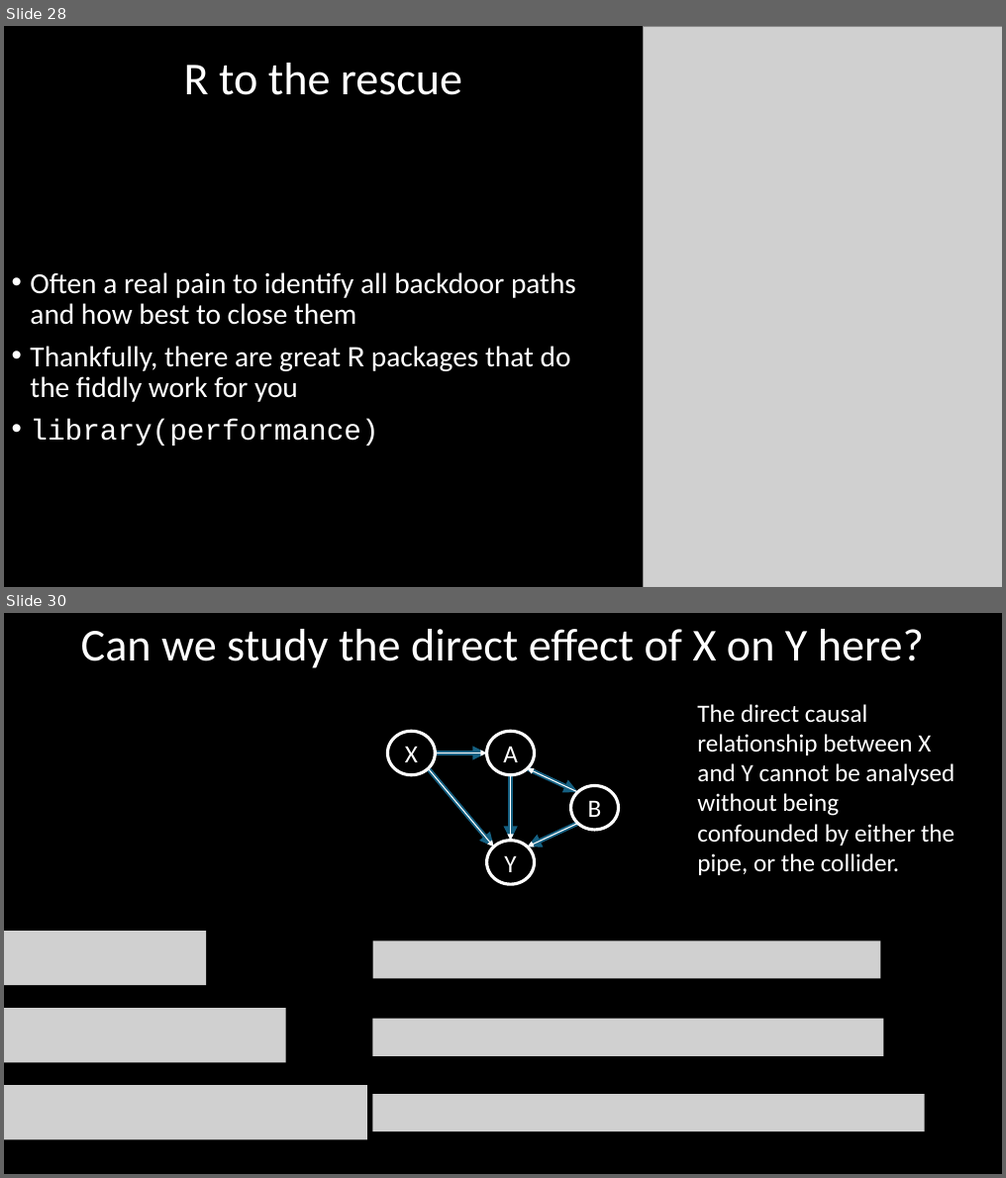
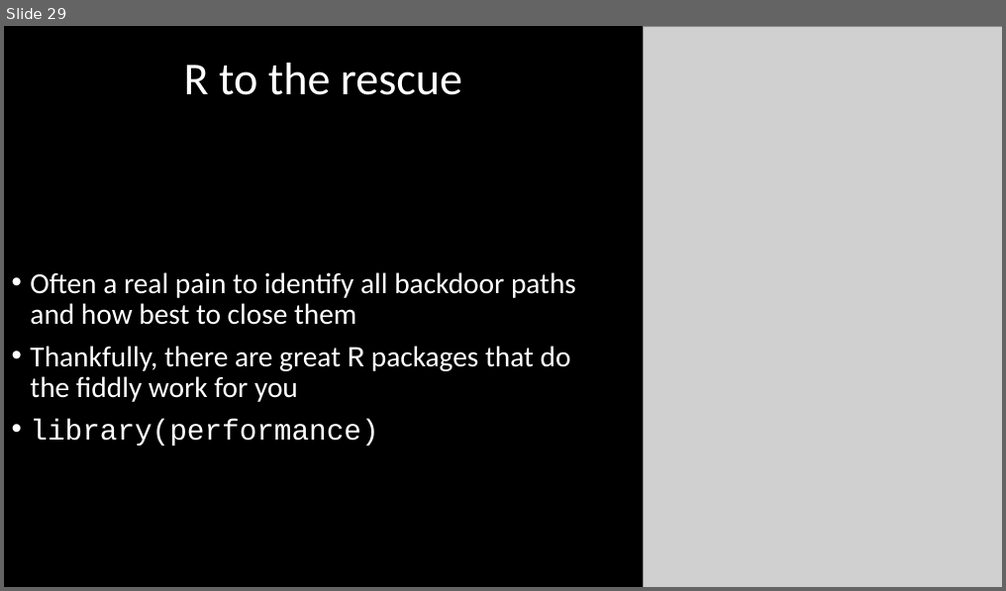
Before and after one commit to DeonRoos/stats-for-biologists, a slide deck: Lectures/Lecture 07.2 Confounding.pptx. Shown one above the other, each under a label of ours: slides 28 and 30 before the commit, slide 29 after it; the slides between them are not shown. The pictures are 1006x1178 and 1006x591 pixels, drawn with LibreOffice and Linux fonts; fonts in the diff are those of the drawing; grey boxes stand for pictures. Boxes give left, top, right and bottom in pixels: in the first picture for what was removed or moved away, otherwise in the second. Text is boxed around its words. In the diff, an @@ line names an element or a change of style, - is before the commit and + after.

```diff
--- a/Lectures/Lecture 07.2 Confounding.pptx
+++ b/Lectures/Lecture 07.2 Confounding.pptx
@@ slide 30 removed at bbox=[4, 613, 1002, 1174], background #000000 @@
@@ title removed at bbox=[81, 629, 924, 668] @@
-Can we study the direct effect of X on Y here?
@@ text removed at bbox=[697, 704, 954, 875] @@
-The direct causal relationship between X and Y cannot be analysed without being confounded by either the pipe, or the collider.
@@ arrow removed from (436, 753) to (487, 753) @@
@@ arrow removed from (429, 768) to (494, 847) @@
@@ arrow removed from (511, 775) to (511, 841) @@
@@ arrow removed from (528, 768) to (578, 792) @@
@@ group removed at bbox=[388, 731, 618, 884]: 5 arrows, 4 ellipses @@
-B
-Y
-X
-A
@@ arrow removed from (578, 823) to (528, 847) @@
@@ picture removed at bbox=[4, 931, 206, 986] @@
@@ picture removed at bbox=[373, 941, 881, 978] @@
@@ picture removed at bbox=[4, 1008, 286, 1062] @@
@@ picture removed at bbox=[373, 1019, 884, 1057] @@
@@ picture removed at bbox=[4, 1085, 367, 1140] @@
@@ picture removed at bbox=[373, 1094, 925, 1132] @@
@@ what was slide 28 is now slide 29 @@
```
Also in this commit, not shown: 12 slides changed, 8 slides added, 6 other slides removed, 10 other files.
